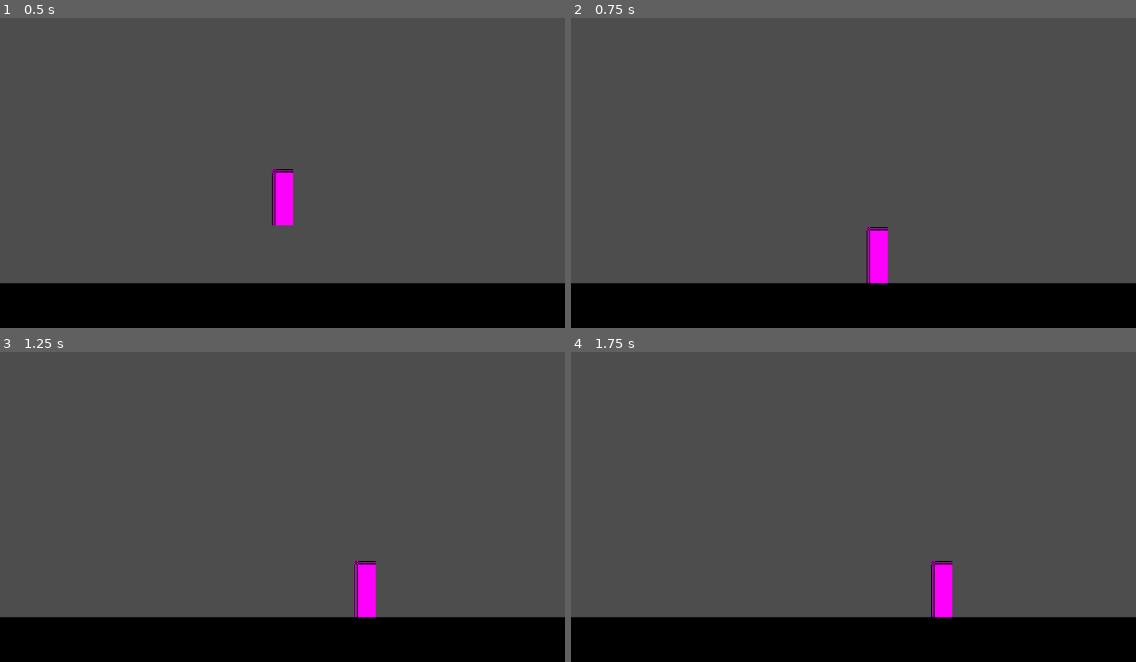
Above: before the commit, frames 1-4 (two rows, left to right).
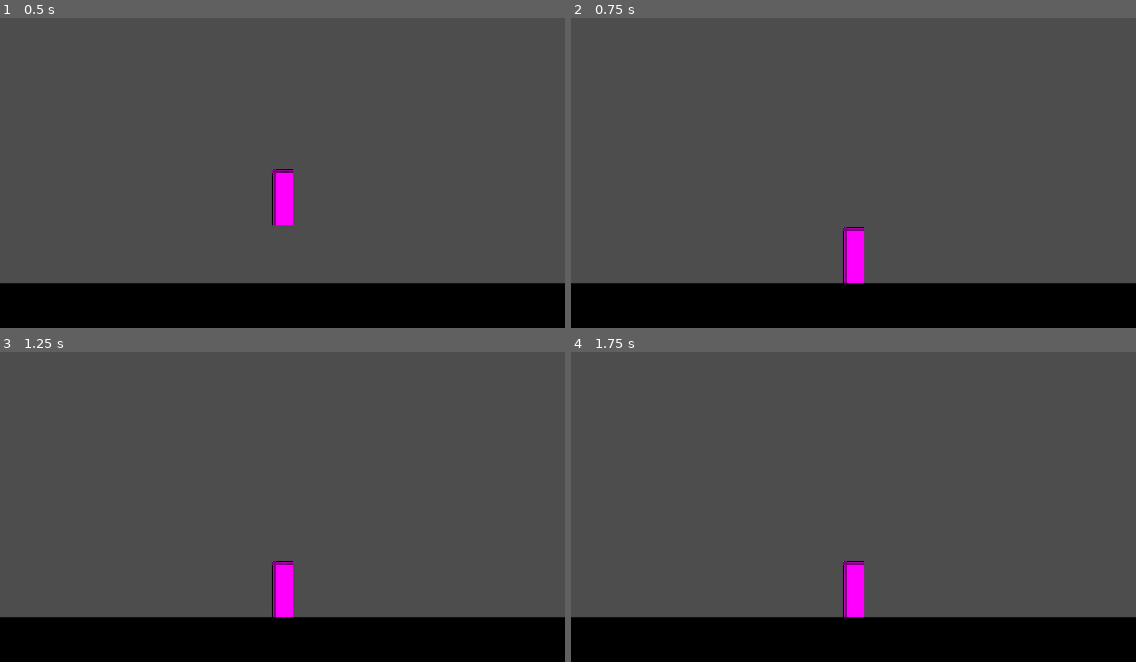
Above: after the commit, the same moments.

Repository: starssoulss/Metroidvania
Game: Godot game, scene res://playground.tscn
The game is run twice, just before and just after one commit, with the same random seed, the same clock (stepped at 60 frames per second) and the same inputs.
Inputs:
- Up to frame 1 (0.5 s): no input
- Up to frame 2 (0.75 s): hold Right (right) from 0.53 s (still down)
- Up to frame 3 (1.25 s): keep holding Right (right)
- Up to frame 4 (1.75 s): release Right (right) at 1.28 s; hold Down (down) from 1.28 s (still down)

Frame 1 is identical in both runs. In frame 2, 1.4% of the frame differs, in the area x 48-57%, y 67-86%; in frame 3, 1.4%; in frame 4, 1.4%.

Commit message:
第1章第2节，玩家状态机

Diff:
--- a/metroidvanid/player/player.tscn
+++ b/metroidvanid/player/player.tscn
@@ -1,6 +1,8 @@
-[gd_scene load_steps=4 format=3 uid="uid://bhe0grtf4u23o"]
+[gd_scene load_steps=6 format=3 uid="uid://bhe0grtf4u23o"]
 
 [ext_resource type="Script" uid="uid://b7o2smirtaub3" path="res://player/scripts/player.gd" id="1_oul6g"]
+[ext_resource type="Script" uid="uid://cxse83o8dsh33" path="res://player/states/idle.gd" id="2_rkbax"]
+[ext_resource type="Script" uid="uid://dxakfu0m3rfkp" path="res://player/states/run.gd" id="3_g1dw6"]
 
 [sub_resource type="PlaceholderTexture2D" id="PlaceholderTexture2D_kqu6x"]
 size = Vector2(18, 48)
@@ -18,3 +20,11 @@
 [node name="CollisionShape2D" type="CollisionShape2D" parent="."]
 position = Vector2(0, -23)
 shape = SubResource("RectangleShape2D_oul6g")
+
+[node name="States" type="Node" parent="."]
+
+[node name="Idle" type="Node" parent="States"]
+script = ExtResource("2_rkbax")
+
+[node name="Run" type="Node" parent="States"]
+script = ExtResource("3_g1dw6")
--- a/metroidvanid/player/scripts/player.gd
+++ b/metroidvanid/player/scripts/player.gd
@@ -1,19 +1,101 @@
 class_name Player extends CharacterBody2D
 
 
+#region ///状态机变量
+var states : Array[ PlayState ] #状态数组，初始获得所有，后续只保留当前及上一个状态
+var current_state : PlayState :  #当前玩家状态
+	get : return states.front() #数组首位
+var previous_state : PlayState : #上一个玩家状态
+	get : return states[ 1 ] #数组第二位
+#endregion
 
 
-func _process(delta: float) -> void:
+#region ///常量
+var direction : Vector2 = Vector2.ZERO #方向，二维向量
+var gravity : float = 980 #重力，自己定义合适的量
+#endregion
+
+#初始化函数
+func _ready() -> void:
+	initialize_states()
+	pass
+
+
+func _unhandled_input(event: InputEvent) -> void:
+	change_state( current_state.handle_input( event ))
+	pass
+
+func _process( _delta: float) -> void:
+	#调用更新方向函数
+	update_direction()
+	#调用变更状态函数，由当前状态帧渲染决定返回的新状态
+	change_state( current_state.process( _delta ))
+	pass
+
+
+func _physics_process( _delta: float) -> void:
+	#施加重力，计算重力在_delta时间内对于y分量的影响
+	velocity.y += gravity * _delta
+		#添加移动滑动功能
+	move_and_slide()
+	#调用变更状态函数，由当前状态物理渲染决定返回的新状态
+	change_state( current_state.physics_process( _delta ))
+	pass
+
+
+#状态机初始化
+func initialize_states() -> void:
+	states = []
+
+	#获得所有状态
+	for c in $States.get_children():
+		if c is PlayState:
+			states.append( c )
+			c.player = self #绑定角色
+		pass
+
+	#检查状态数组是否为空，防止报错
+	if states.size() == 0:
+		return
+
+	#完成所有状态初始化
+	for state in states:
+		state.init()
+		pass
+
+	#设置第一个状态，本例中为Idle
+	change_state( current_state )
 
 	pass
 
+#状态变更函数
+func change_state( new_state : PlayState ) -> void:
 
-func _physics_process(delta: float) -> void:
-	velocity.x = 0
-	if Input.is_action_pressed("left"):
-		velocity.x = -100
-	elif Input.is_action_pressed("right"):
-		velocity.x = 100
-	velocity.y = velocity.y + 980 * delta
-	move_and_slide()
+	#检查是否真的传入新状态
+	if new_state == null:
+		return
+
+	#检查新状态是否为当前状态
+	if new_state == current_state:
+		return
+
+	#检查当前状态是否为空，不为空则执行当前状态退出函数
+	if current_state:
+		current_state.exit()
+		pass
+
+	#将新状态置入状态数组首项
+	states.append( new_state )
+	#进入当前状态
+	current_state.enter()
+	#保持状态数组只有3个项
+	states.resize( 3 )
 	pass
+
+func update_direction() -> void:
+	#var prev_direction : Vector2 = direction
+
+	#根据输入获得新的方向
+	direction = Input.get_vector( "left", "right", "up", "down" )
+
+	pass
--- /dev/null
+++ b/metroidvanid/player/states/00_player_state.gd
@@ -0,0 +1,42 @@
+@icon("res://player/states/state.svg")
+class_name PlayState extends Node
+
+var player : Player
+var next_state : PlayState
+
+#region ///所有其他状态的索引
+
+#endregion
+
+#状态初始化函数
+func init() -> void:
+	pass
+
+
+#进入状态处理函数
+func enter() -> void:
+	pass
+
+
+#退出状态处理函数
+func exit() -> void:
+	pass
+
+
+
+#状态处理输入函数,需要传入输入事件
+func handle_input( _event : InputEvent ) -> PlayState:
+	return next_state
+
+
+
+#状态帧渲染处理函数
+func process( _delta: float) -> PlayState:
+	return next_state
+
+
+
+
+#状态物理渲染处理函数
+func physics_process( _delta: float) -> PlayState:
+	return next_state
--- /dev/null
+++ b/metroidvanid/player/states/idle.gd
@@ -0,0 +1,23 @@
+class_name PlayStateIdle extends PlayState
+
+
+
+
+func init() -> void:
+	pass
+
+
+#进入状态处理函数
+func enter() -> void:
+	pass
+
+
+#退出状态处理函数
+func exit() -> void:
+	pass
+
+
+
+#状态处理输入函数,需要传入输入事件
+func handle_input( _event : InputEvent ) -> PlayState:
+	return next_state
--- /dev/null
+++ b/metroidvanid/player/states/run.gd
@@ -0,0 +1,23 @@
+class_name PlayStateRun extends PlayState
+
+
+
+
+func init() -> void:
+	pass
+
+
+#进入状态处理函数
+func enter() -> void:
+	pass
+
+
+#退出状态处理函数
+func exit() -> void:
+	pass
+
+
+
+#状态处理输入函数,需要传入输入事件
+func handle_input( _event : InputEvent ) -> PlayState:
+	return next_state
--- /dev/null
+++ b/metroidvanid/player/states/state.svg
@@ -0,0 +1,15 @@
+<svg width="16" height="16" viewBox="0 0 16 16" fill="none" xmlns="http://www.w3.org/2000/svg">
+<g clip-path="url(#clip0_3311_68)">
+<circle cx="8" cy="8" r="8" fill="#505050"/>
+<circle cx="8" cy="8" r="5" fill="#FF4A4A"/>
+<path d="M6 1V6H1L6 1Z" fill="#E5E5E5"/>
+<path d="M16 11V16H11L16 11Z" fill="#FF4A4A"/>
+<path d="M5 4L1 0H0V1L4 5L5 4Z" fill="#E5E5E5"/>
+<path d="M11 10L10 11L14 15L15 14L11 10Z" fill="#FF4A4A"/>
+</g>
+<defs>
+<clipPath id="clip0_3311_68">
+<rect width="16" height="16" fill="white"/>
+</clipPath>
+</defs>
+</svg>
Not shown, added: metroidvanid/player/states/00_player_state.gd.uid
Not shown, added: metroidvanid/player/states/idle.gd.uid
Not shown, added: metroidvanid/player/states/run.gd.uid
Not shown, added: metroidvanid/player/states/state.svg.import
